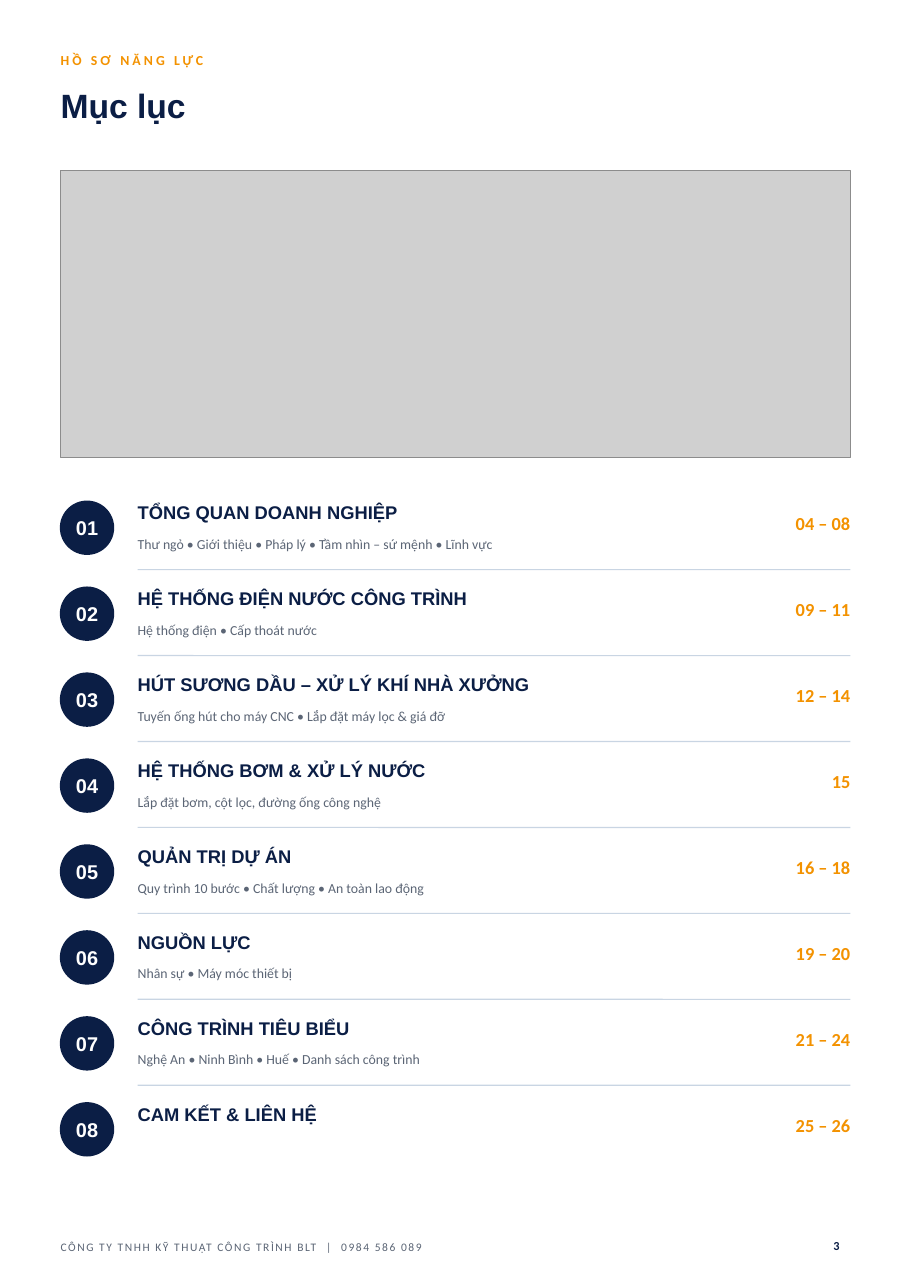
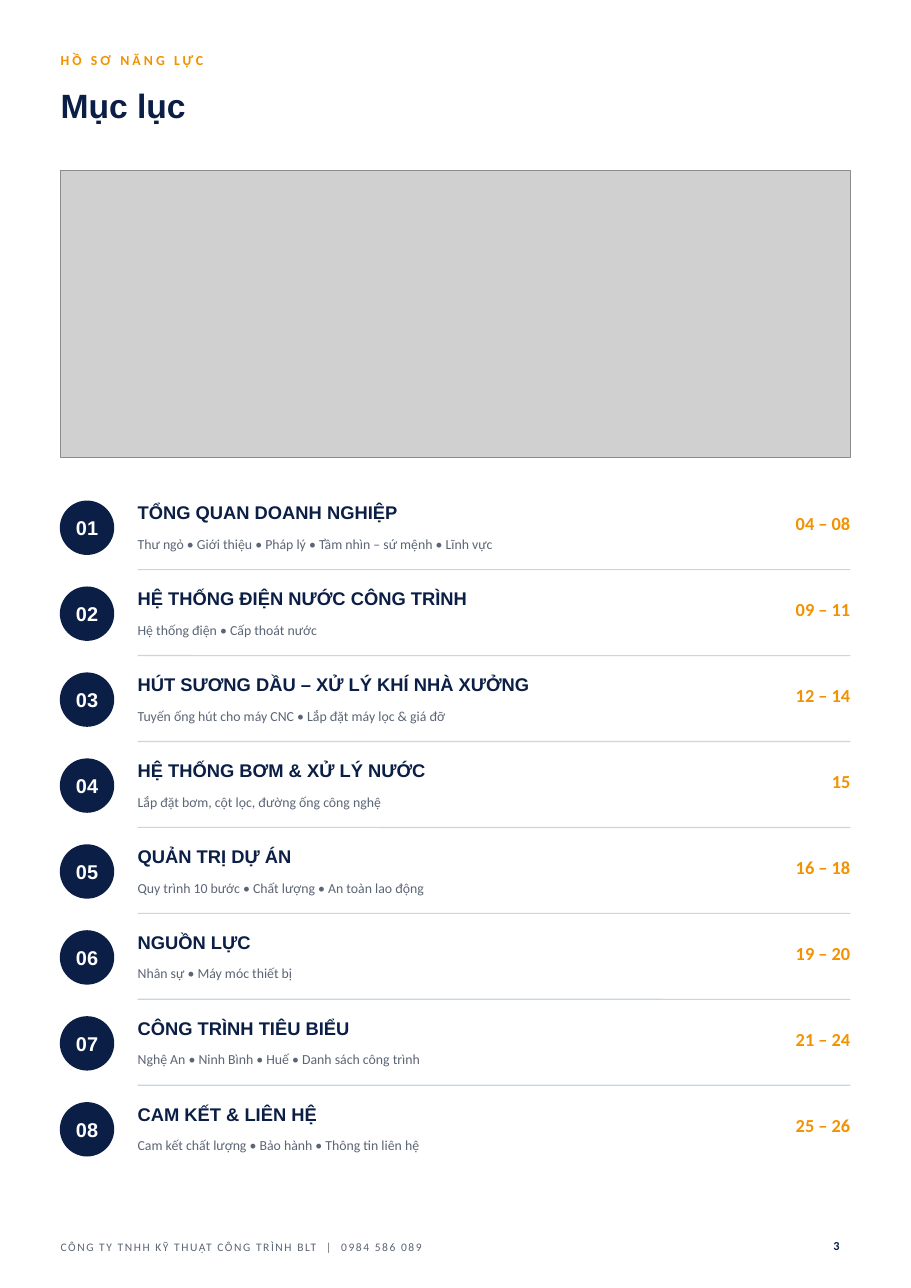
Before and after one commit to haquyenkl2-sys/C-NG-TY-CP-TH-NG-M-I-T-NG-H-P-MINH-PH-T, a slide deck: slide 3 of ho-so-nang-luc-BLT/HO_SO_NANG_LUC_BLT.pptx. Drawn at 911x1288 pixels with LibreOffice and Linux fonts; fonts in the diff are those of the drawing; grey boxes stand for pictures; background and template pictures are left out. Boxes give left, top, right and bottom in pixels: in the first picture for what was removed or moved away, otherwise in the second. Text is boxed around its words. In the diff, an @@ line names an element or a change of style, - is before the commit and + after.

```diff
--- a/ho-so-nang-luc-BLT/HO_SO_NANG_LUC_BLT.pptx
+++ b/ho-so-nang-luc-BLT/HO_SO_NANG_LUC_BLT.pptx
@@ text added at (138,1139,419,1153), 9 pt, text #5B6575 @@
+Cam kết chất lượng • Bảo hành • Thông tin liên hệ
```
Also in this commit, not shown: 3 other slides changed, 3 other files.
